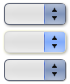
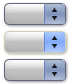
Revision of a layered 70 x 84 image; what changed, layer by layer:
pixels changed over [3, 4, 69, 84] (layer not identified)
